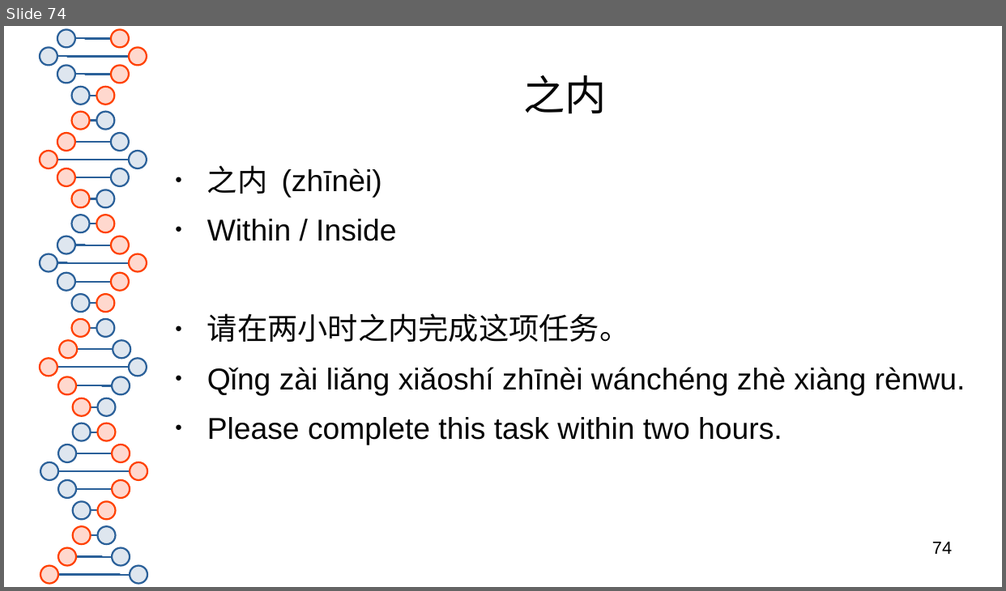
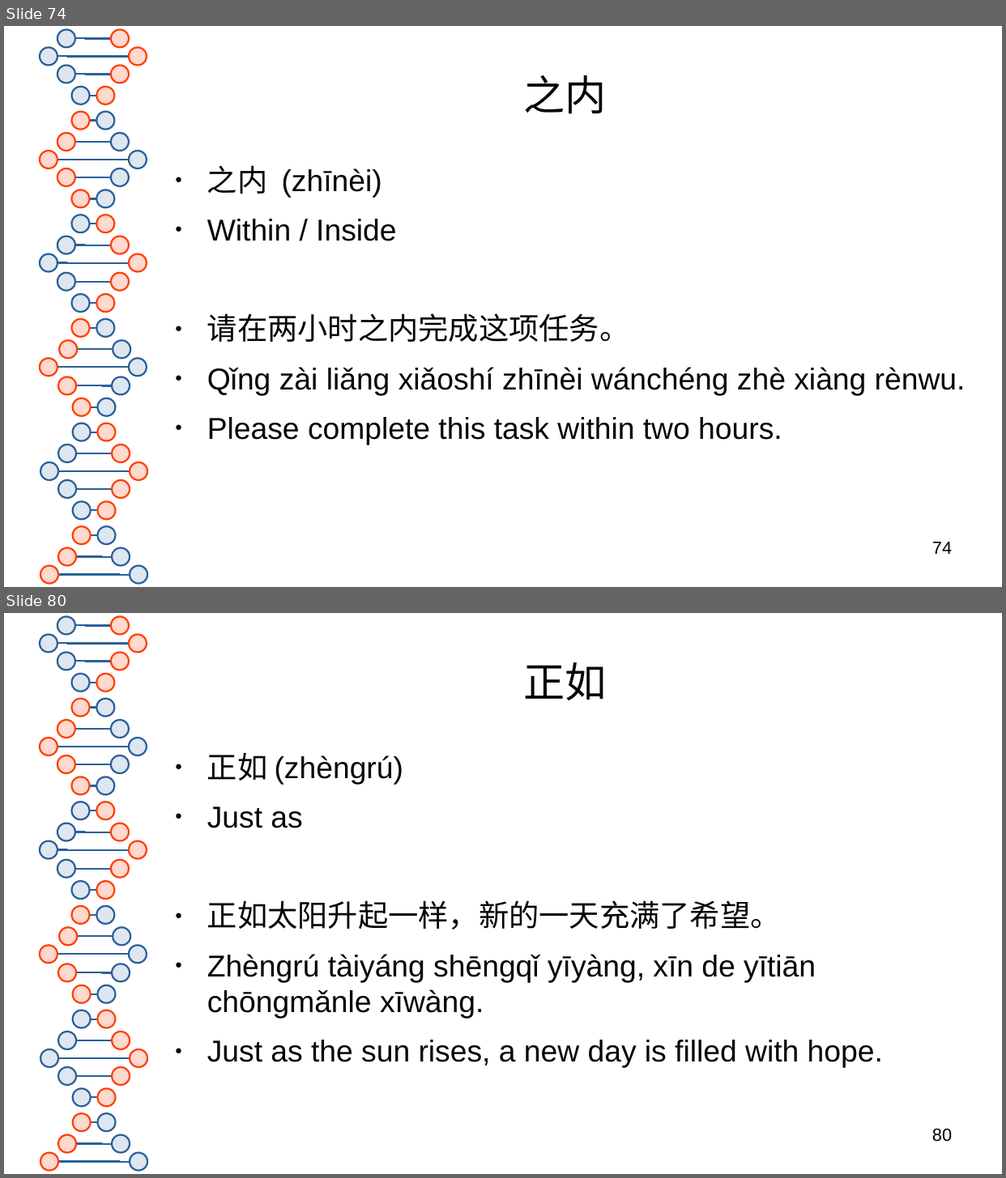
Before and after one commit to 23x41/HSK3.0, a slide deck: HSK 3.0 Level 5.pptx. Shown one above the other, each under a label of ours: slide 74 before the commit, slides 74 and 80 after it; the slides between them are not shown. The pictures are 1006x591 and 1006x1178 pixels, drawn with LibreOffice and Linux fonts; fonts in the diff are those of the drawing. Boxes give left, top, right and bottom in pixels: in the first picture for what was removed or moved away, otherwise in the second. Text is boxed around its words. In the diff, an @@ line names an element or a change of style, - is before the commit and + after.

```diff
--- a/HSK 3.0 Level 5.pptx
+++ b/HSK 3.0 Level 5.pptx
@@ slide 80 added at [4,613,1002,1174], background #FFFFFF; not listed: 81 template elements that a slide beside it also shows @@
@@ title added at [524,662,607,700], 33 pt, text #050505 @@
+正如
@@ text added at [207,752,883,1068], 24 pt, text #050505 @@
+● 正如 (zhèngrú)
+● Just as
+● 正如太阳升起一样，新的一天充满了希望。
+● Zhèngrú tàiyáng shēngqǐ yīyàng, xīn de yītiān chōngmǎnle xīwàng.
+● Just as the sun rises, a new day is filled with hope.
@@ page number added at [932,1129,952,1142], 14 pt, text #000000 @@
+80
```
Also in this commit, not shown: 54 other slides added, 36 slides removed, 1 other file.
